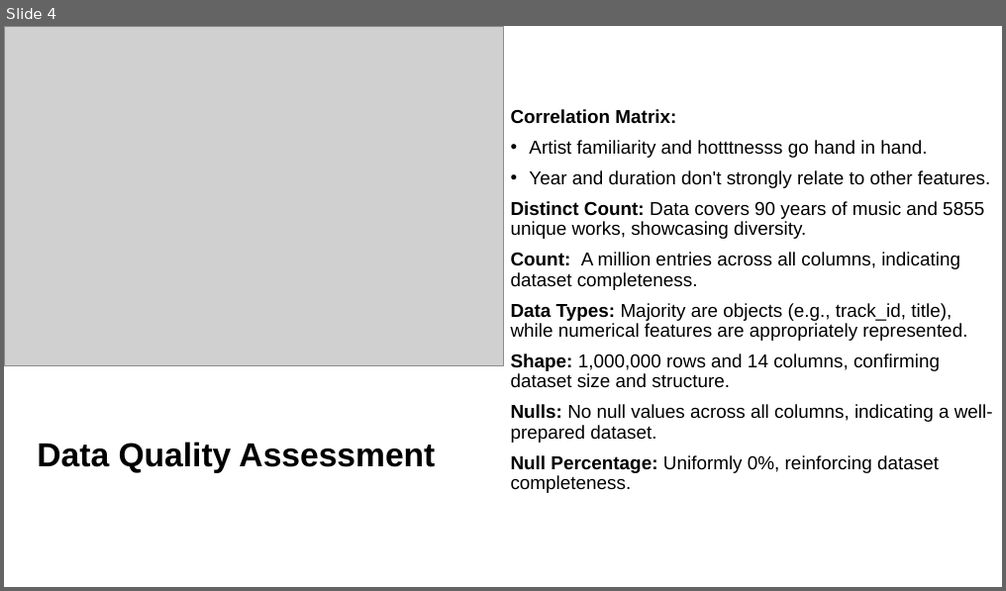
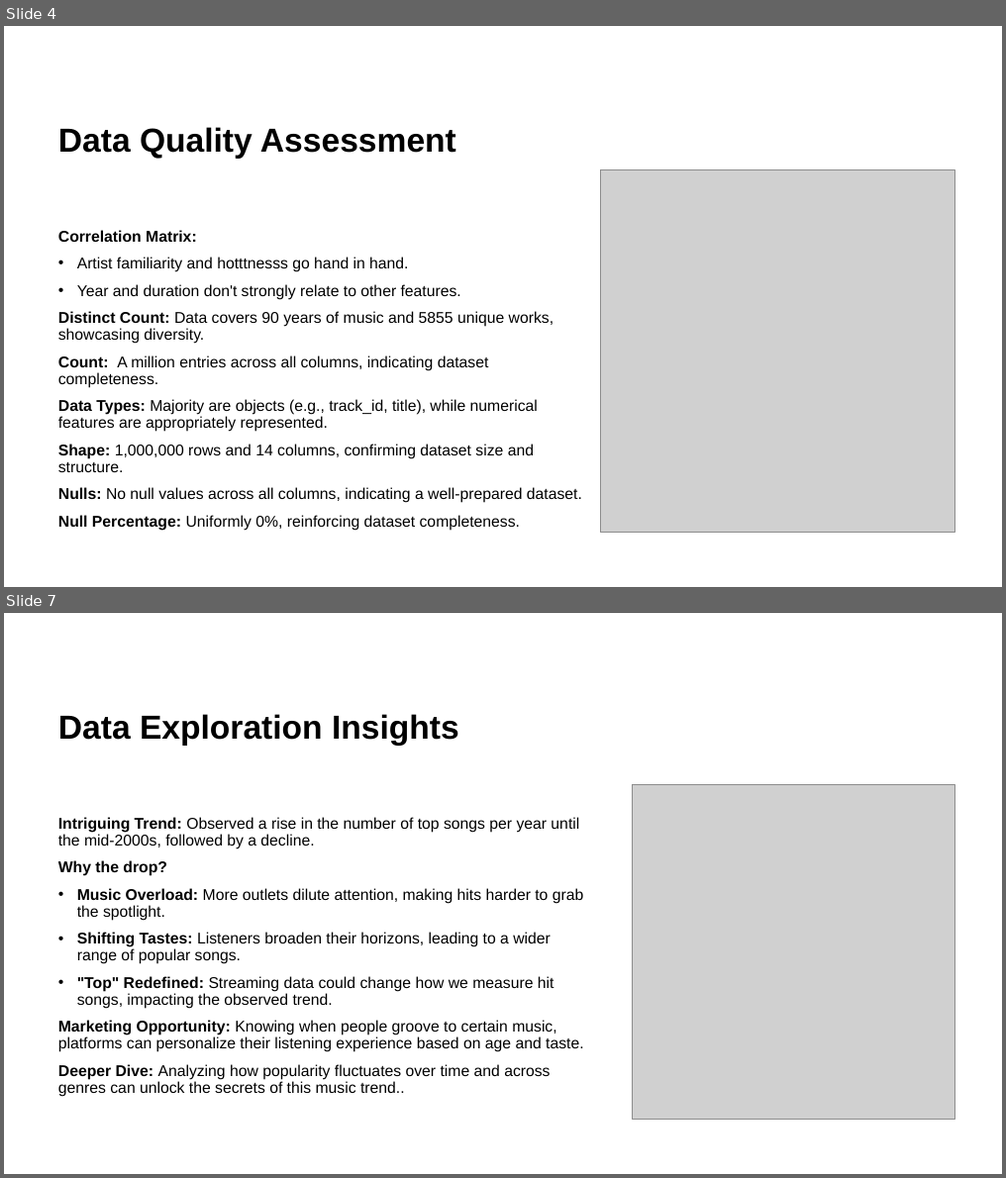
Before and after one commit to majb90/MIS548-Group-6, a slide deck: Project Presentation.pptx. Shown one above the other, each under a label of ours: slide 4 before the commit, slides 4 and 7 after it; the slides between them are not shown. The pictures are 1006x591 and 1006x1178 pixels, drawn with LibreOffice and Linux fonts; fonts in the diff are those of the drawing; grey boxes stand for pictures. Boxes give left, top, right and bottom in pixels: in the first picture for what was removed or moved away, otherwise in the second. Text is boxed around its words. In the diff, an @@ line names an element or a change of style, - is before the commit and + after.

```diff
--- a/Project Presentation.pptx
+++ b/Project Presentation.pptx
@@ slide 7 added at [4, 613, 1002, 1174], background #FFFFFF @@
@@ title added at [58, 714, 459, 746], 32 pt, text #000000, bold @@
+Data Exploration Insights
@@ picture added at [632, 784, 954, 1120] @@
@@ text added at [58, 817, 584, 1097], 15 pt, text #000000 @@
+Intriguing Trend: Observed a rise in the number of top songs per year until the mid-2000s, followed by a decline.
+Why the drop?
+• Music Overload: More outlets dilute attention, making hits harder to grab the spotlight.
+• Shifting Tastes: Listeners broaden their horizons, leading to a wider range of popular songs.
+• "Top" Redefined: Streaming data could change how we measure hit songs, impacting the observed trend.
+Marketing Opportunity: Knowing when people groove to certain music, platforms can personalize their listening experience based on age and taste.
+Deeper Dive: Analyzing how popularity fluctuates over time and across genres can unlock the secrets of this music trend..
@@ slide 4 changed as well @@
@@ title "Data Quality Assessment": place and size @@
-title "Data Quality Assessment" at [37, 442, 435, 473]
+title "Data Quality Assessment" at [58, 127, 456, 159]
@@ title "Data Quality Assessment" at [58, 127, 456, 159]: vertical alignment middle to bottom @@
@@ picture: place and size @@
-picture at [4, 26, 503, 366]
+picture at [601, 170, 955, 533]
@@ text "Correlation Matrix:": place and size @@
-text "Correlation Matrix:" at [511, 109, 993, 493]
+text "Correlation Matrix:" at [58, 230, 582, 531]
@@ text "Correlation Matrix:" at [58, 230, 582, 531]: size 18 to 15 pt; vertical alignment middle to top @@
```
Also in this commit, not shown: 4 other slides changed, 16 other slides added, 1 slide removed.
